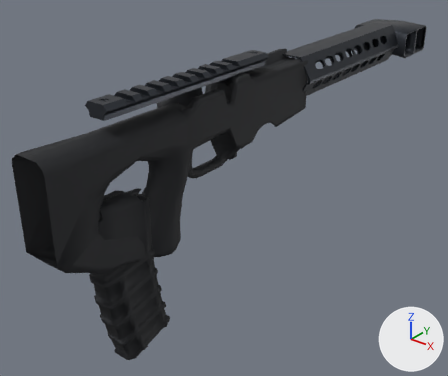
Two versions of the glTF model skyfall/public/assets/weapons/fk-volt.glb, one commit apart.
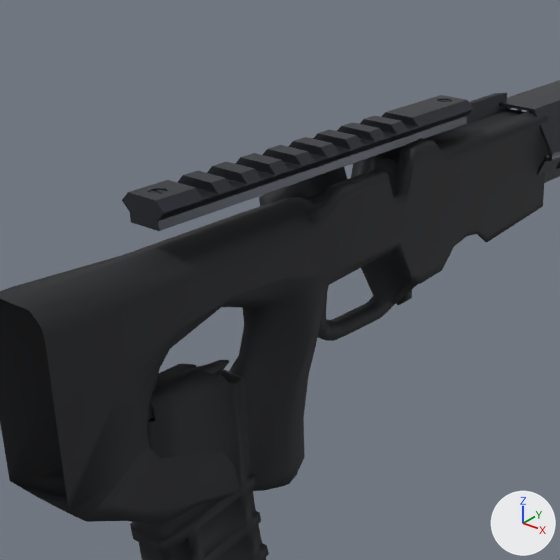
There are two pictures of each version: one whole from a camera (50 mm lens) standing at (-1.08, -5.02, 3.3) and looking at (-5.87, 0.97, -0.41), one close up on the part from 5% to 70% of the width and 0% to 78% of the height. Every picture has the same lights, and +X, +Y and +Z are marked at lower right. The first two pictures are the older version. Where no turn or scale is listed for an object, it has been applied to the vertices. Vertices at exactly the same position are counted once.
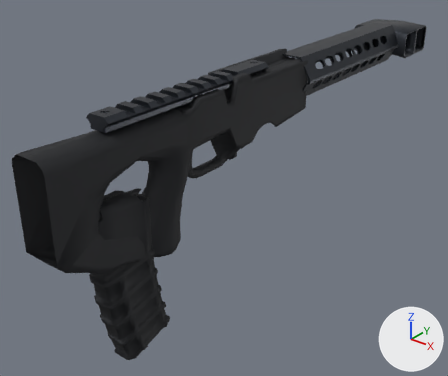
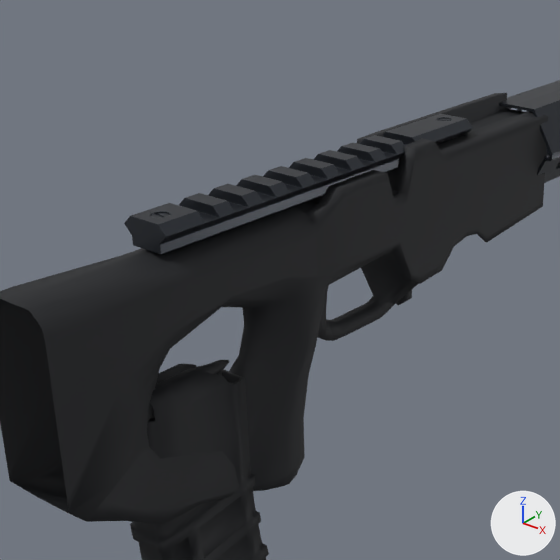
The newer file is also turned or shifted as a whole; pictures and numbers use the older file's frame.

Changed parts and their boxes [x1, y1, x2, y2] in the close-ups (560 x 560 px):
'Object_34', moved
    before: [122, 95, 473, 231]
    after: [124, 114, 473, 254]

What the commit changed:
me_mesh_4 is used by ob_object_34; location (-5.43, -0.188, 1.441).
me_mesh_4 had 2084 vertices, 4104 faces and spanned x -0.15..0.15, y -1.28..1.28, z -0.08..0.08.
me_mesh_4 now has 2084 vertices, 4104 faces and spans x -0.15..0.15, y -1.28..1.28, z -0.2..-0.04.
me_mesh_4 part 1: the whole mesh is moved by (0.0, 0.0, -0.12).
